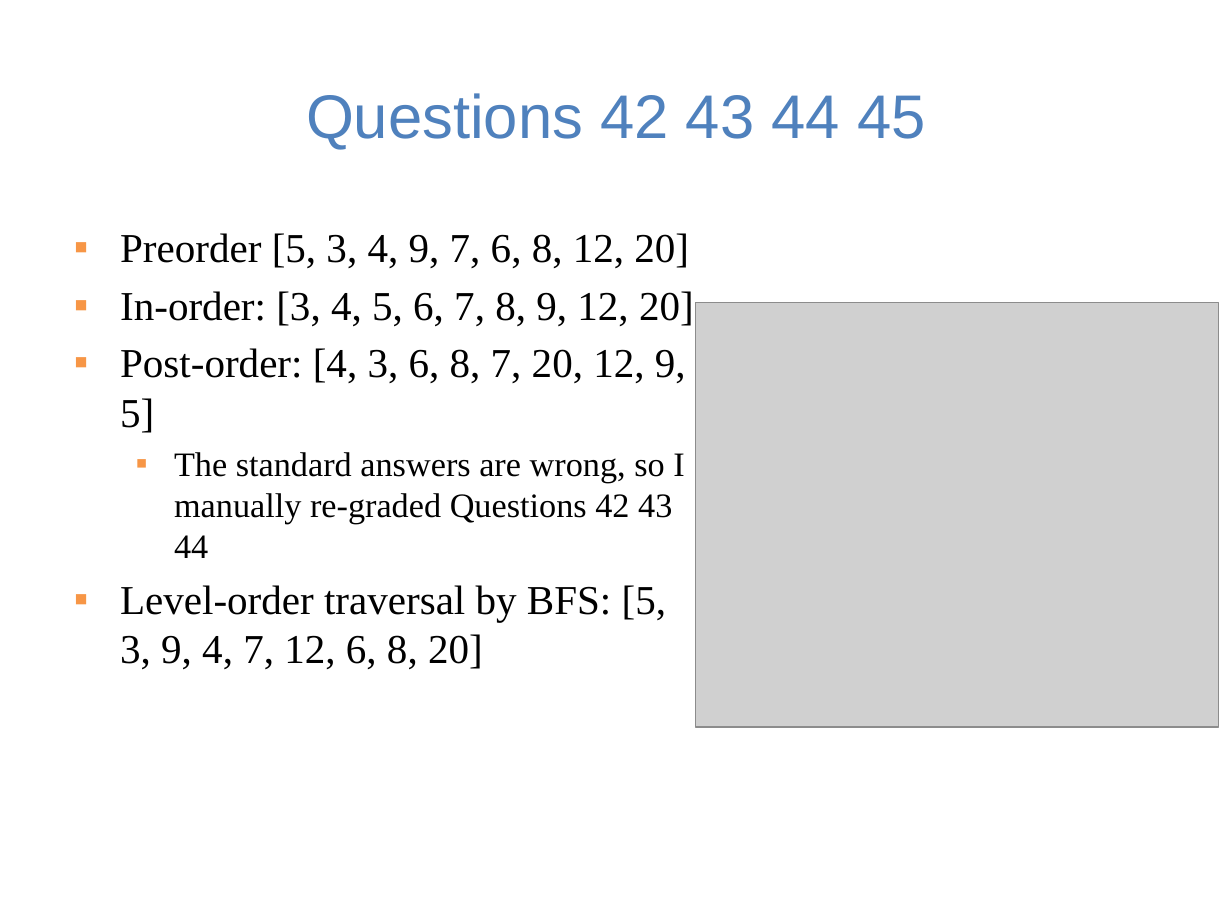
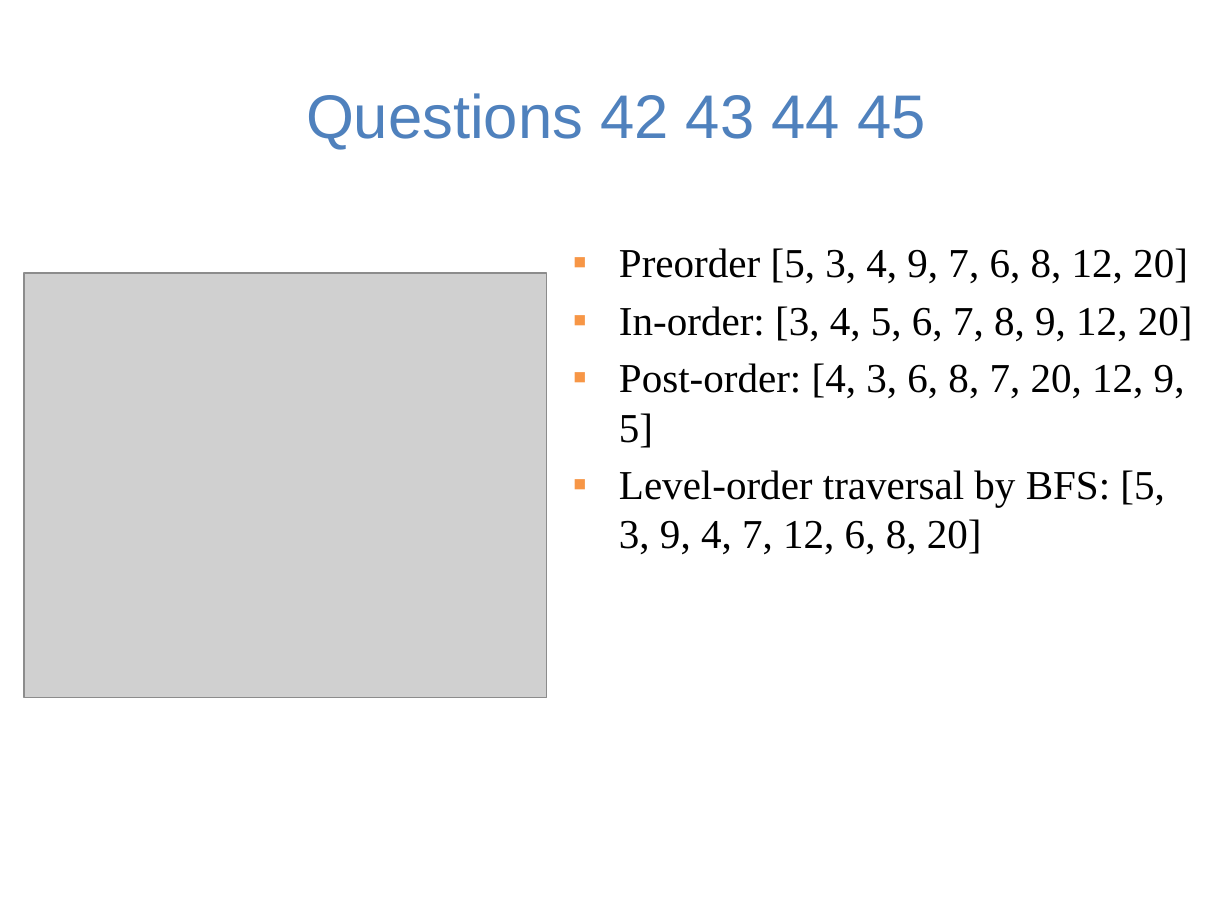
Before and after one commit to guhofstra/CSC111Fa25, a slide deck: slide 46 of PPTs/Quiz/MidtermExam2024.pptx. Drawn at 1232x924 pixels with LibreOffice and Linux fonts; fonts in the diff are those of the drawing; grey boxes stand for pictures. Boxes give left, top, right and bottom in pixels: in the first picture for what was removed or moved away, otherwise in the second. Text is boxed around its words. In the diff, an @@ line names an element or a change of style, - is before the commit and + after.

Commit message:
xxxx

```diff
--- a/PPTs/Quiz/MidtermExam2024.pptx
+++ b/PPTs/Quiz/MidtermExam2024.pptx
@@ text "Preorder [5, 3, 4, 9, ...": place and size @@
-text "Preorder [5, 3, 4, 9, ..." at <box>120,233,694,669</box>
+text "Preorder [5, 3, 4, 9, ..." at <box>619,248,1193,554</box>
@@ picture: place and size @@
-picture at <box>696,302,1218,727</box>
+picture at <box>25,274,547,699</box>
@@ text at <box>174,452,684,558</box>: paragraph removed @@
-  ▪ The standard answers are wrong, so I manually re-graded Questions 42 43 44
```
